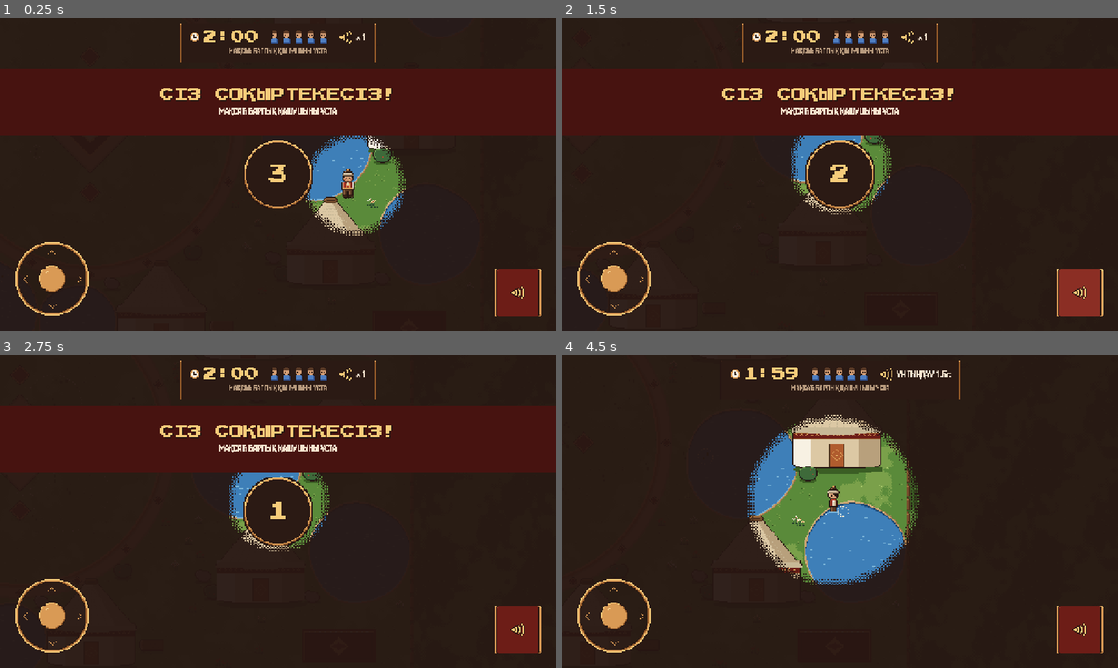
Above: before the commit, frames 1-4 (two rows, left to right).
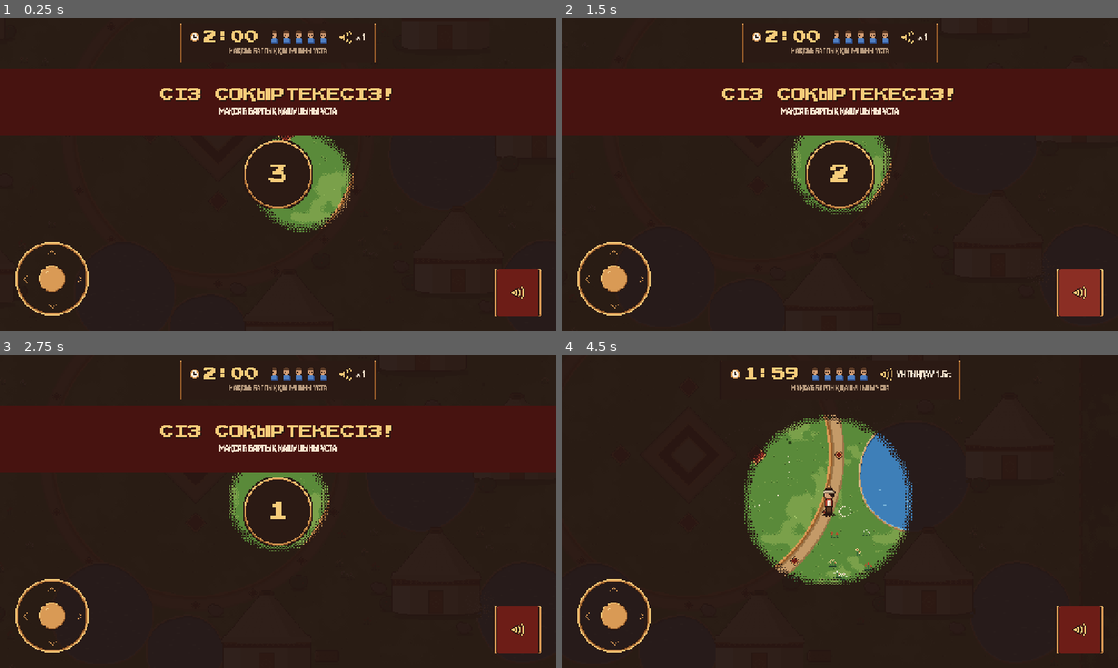
Above: after the commit, the same moments.

Repository: mmeirbek/sanlaq
Game: Godot game, scene res://scenes/world/game.tscn
The game is run twice, just before and just after one commit, with the same random seed, the same clock (stepped at 60 frames per second) and the same inputs. This scene is started directly instead of the project's main scene. Sound files missing from this copy of the repository are replaced by a short silence.
Inputs (mouse positions are in pixels of both pictures, inside the frame that each line leads up to):
- Up to frame 1 (0.25 s): no input
- Up to frame 2 (1.5 s): tap Enter at 0.5 s; move the mouse to (962, 158) at 0.52 s; hold D (move_right) 0.53-1.25 s; hold Shift (sprint) 0.53-1.25 s; click (962, 158) at 0.67 s; tap Space (ui_accept) at 0.77 s; click (1079, 293) at 1.25 s
- Up to frame 3 (2.75 s): drag from (166, 527) to (278, 511) at 2.02 s
- Up to frame 4 (4.5 s): tap Space (ui_accept) at 2.75 s; move the mouse to (895, 442) at 2.77 s; hold D (move_right) 2.78-3.5 s; tap Tab at 2.85 s; drag from (812, 574) to (673, 464) at 3.52 s; move the mouse to (1006, 558) at 4.27 s; hold A (move_left) from 4.28 s (still down); tap 1 at 4.35 s

The runs differ from the first frame. In frame 1, 4.8% of the frame differs, in the area x 46-73%, y 37-70%; in frame 2, 1.0%; in frame 3, 1.0%; in frame 4, 12%, in the area x 32-65%, y 19-74%.

Commit message:
Расстановка карты как до редизайна, украшения — на свободном месте
В «визуальном» коммите расстановка незаметно поменялась: арена и ковры
стали занимать место, выталкивание шло в три прохода. Возвращено как было:
те же места, порядок и одно выталкивание. Явные размеры коллизий камней
и брёвен — задача этапа 4 — остаются.

Ковры и цветы встают последними и только на свободное место, ковёр без
места не кладётся. Картинки мира — на сетке пикселя арта, тела и стены —
точно на своих местах.

map_test на 20 раскладках проверяет механику, украшения и сетку.

Co-Authored-By: Claude Opus 5.5 <noreply@anthropic.com>

Diff:
--- a/scripts/systems/map_manager.gd
+++ b/scripts/systems/map_manager.gd
@@ -5,9 +5,10 @@
 ## без поворота и дробного масштаба; воду рисует PondLayer. Коллизии заданы
 ## числами ниже и совпадают с нарисованным.
 ##
-## Порядок постройки важен: каждый следующий объект отодвигается от всех,
-## поставленных раньше (_occupied), поэтому сначала арена с коврами и юрты,
-## потом вода, потом твёрдые препятствия, в конце декор.
+## Расстановка — как до редизайна: каждый следующий объект отодвигается от всех,
+## поставленных раньше (_occupied), и возвращается в границы карты. Поэтому
+## порядок важен: юрты, вода, камни, брёвна, кусты. Ковры и цветы — только
+## украшение: они встают в конце и только на свободное место, механику не трогают.
 
 @export var map_data: MapDefinition
 
@@ -32,7 +33,7 @@
 	preload("res://assets/sprites/world/tuft.png"),
 ]
 
-## Слой коллизий препятствий — тот же, что у игроков.
+## Маска слоёв коллизий препятствий (слои 1 и 3) — та же, что у игроков.
 const OBSTACLE_LAYER := 5
 const ROCK_RADIUS := 18.0
 ## Бревно вдоль x; бревно вдоль y — тот же прямоугольник, повёрнутый на 90°.
@@ -83,14 +84,13 @@
 const RUG_SPOTS: Array[Vector2] = [
 	Vector2(-740, -467), Vector2(735, -467), Vector2(-740, 468), Vector2(735, 468),
 ]
-## Свободное место вокруг объекта при расстановке (радиус).
-const ROCK_CLEARANCE := 30.0
-const LOG_CLEARANCE := 40.0
-const BUSH_CLEARANCE := 30.0
-const RUG_CLEARANCE := 100.0
-const DECOR_CLEARANCE := 16.0
-## Сколько раз чередовать «отодвинуть от соседей» и «вернуть в границы».
-const CLAIM_PASSES := 3
+## Радиус места, которое объект занимает при расстановке. Не путать с
+## ROCK_CLEAR — это зазор для спавна игроков.
+const ROCK_SPACING := 30.0
+const LOG_SPACING := 40.0
+const BUSH_SPACING := 30.0
+const RUG_SPACING := 90.0
+const DECOR_SPACING := 16.0
 
 var bounds: Rect2:
 	get:
@@ -107,12 +107,12 @@
 
 func _ready() -> void:
 	_build_ground()
-	_build_arena()
 	_build_yurts()
 	_build_water()
 	_build_rocks()
 	_build_logs()
 	_build_bushes()
+	_build_arena()
 	_build_decor()
 
 func _build_ground() -> void:
@@ -129,18 +129,22 @@
 	_add_tiled(FENCE_ALONG_X, Rect2(outer_x, bounds.end.y, outer_w, rail_h), WorldLayers.DECALS)
 
 func _build_arena() -> void:
-	# Арена и ковры остаются открытыми: пруды и препятствия на них не встают.
+	# Пруд у края может заходить на кольцо арены — так было и до редизайна.
 	_add_sprite(ARENA, ARENA_CENTER, WorldLayers.ARENA)
-	_register_occupied(ARENA_CENTER, ARENA_RADIUS)
+	# Ковёр, которому не нашлось места, просто не кладём.
 	for spot in RUG_SPOTS:
-		_add_sprite(RUG, spot, WorldLayers.DECALS)
-		_register_occupied(spot, RUG_CLEARANCE)
+		var pos := clamp_to_bounds(_avoid_occupied(spot, RUG_SPACING), RUG_SPACING)
+		if not _is_occupied(pos, RUG_SPACING):
+			_add_sprite(RUG, pos, WorldLayers.DECALS)
+			_register_occupied(pos, RUG_SPACING)
 
 func _build_yurts() -> void:
 	yurt_positions.clear()
 	for spot in YURT_SPOTS:
 		var yurt := YURT_SCENE.instantiate() as Node2D
 		yurt.position = spot
+		# Стены — точно на месте юрты, картинка — на ближайшей сетке пикселя арта.
+		(yurt.get_node("Body") as Node2D).position += _snap(spot) - spot
 		add_child(yurt)
 		yurt_positions.append(spot)
 		_register_occupied(spot, YURT_BLOCK_RADIUS)
@@ -160,7 +164,7 @@
 	for spot in ROCK_SPOTS:
 		var shape := CircleShape2D.new()
 		shape.radius = ROCK_RADIUS
-		obstacle_positions.append(_add_obstacle(spot, ROCK_CLEARANCE, ROCKS.pick_random(), shape))
+		obstacle_positions.append(_add_obstacle(spot, ROCK_SPACING, ROCKS.pick_random(), shape))
 
 func _build_logs() -> void:
 	for spot in LOG_SPOTS:
@@ -168,32 +172,32 @@
 		var shape := RectangleShape2D.new()
 		shape.size = LOG_SIZE if along_x else Vector2(LOG_SIZE.y, LOG_SIZE.x)
 		var texture := LOG_ALONG_X if along_x else LOG_ALONG_Y
-		obstacle_positions.append(_add_obstacle(spot, LOG_CLEARANCE, texture, shape))
+		obstacle_positions.append(_add_obstacle(spot, LOG_SPACING, texture, shape))
 
 func _build_bushes() -> void:
 	# Кусты — декор без коллизий, но стоят в сортировке: за кустом прячутся ноги.
 	for spot in BUSH_SPOTS:
-		var bush := _add_sprite(BUSH, _claim_spot(spot, BUSH_CLEARANCE), WorldLayers.SORTED)
-		bush.offset = BUSH_OFFSET
+		var bush := _add_sprite(BUSH, _claim_spot(spot, BUSH_SPACING), WorldLayers.SORTED)
+		bush.offset += BUSH_OFFSET
 
 func _build_decor() -> void:
-	# Цветы и пучки травы: плоские, только на свободной траве.
+	# Цветы и пучки травы: плоские, только на свободной траве вне арены.
 	var placed := 0
 	for _attempt in DECOR_COUNT * 4:
 		if placed == DECOR_COUNT:
 			return
 		var pos := Vector2(
-			randf_range(bounds.position.x + DECOR_CLEARANCE, bounds.end.x - DECOR_CLEARANCE),
-			randf_range(bounds.position.y + DECOR_CLEARANCE, bounds.end.y - DECOR_CLEARANCE))
-		if _is_occupied(pos, DECOR_CLEARANCE):
+			randf_range(bounds.position.x + DECOR_SPACING, bounds.end.x - DECOR_SPACING),
+			randf_range(bounds.position.y + DECOR_SPACING, bounds.end.y - DECOR_SPACING))
+		if pos.distance_to(ARENA_CENTER) < ARENA_RADIUS + DECOR_SPACING or _is_occupied(pos, DECOR_SPACING):
 			continue
 		_add_sprite(GROUND_DECOR.pick_random(), pos, WorldLayers.DECALS)
 		placed += 1
 
 ## Твёрдое препятствие: StaticBody2D с явной формой и спрайтом по её центру.
 ## Возвращает итоговую позицию — после того как её отодвинули от соседей.
-func _add_obstacle(spot: Vector2, clearance: float, texture: Texture2D, shape: Shape2D) -> Vector2:
-	var pos := _claim_spot(spot, clearance)
+func _add_obstacle(spot: Vector2, spacing: float, texture: Texture2D, shape: Shape2D) -> Vector2:
+	var pos := _claim_spot(spot, spacing)
 	var body := StaticBody2D.new()
 	body.position = pos
 	body.collision_layer = OBSTACLE_LAYER
@@ -201,19 +205,31 @@
 	var collision := CollisionShape2D.new()
 	collision.shape = shape
 	body.add_child(collision)
-	var sprite := Sprite2D.new()
-	sprite.texture = texture
+	# Тело стоит точно на своём месте, картинка — на ближайшей сетке пикселя арта.
+	var sprite := _pixel_sprite(texture)
+	sprite.position = _snap(pos) - pos
 	body.add_child(sprite)
 	add_child(body)
 	return pos
 
 func _add_sprite(texture: Texture2D, pos: Vector2, layer: int) -> Sprite2D:
-	var sprite := Sprite2D.new()
-	sprite.texture = texture
-	sprite.position = pos
+	var sprite := _pixel_sprite(texture)
+	sprite.position = _snap(pos)
 	sprite.z_index = layer
 	add_child(sprite)
 	return sprite
+
+## Спрайт с центром в своей точке и левым верхним углом на сетке пикселя арта —
+## даже если сторона картинки не делится на 4 и центр выпадает на полпикселя.
+func _pixel_sprite(texture: Texture2D) -> Sprite2D:
+	var sprite := Sprite2D.new()
+	sprite.texture = texture
+	sprite.centered = false
+	sprite.offset = -_snap(texture.get_size() / 2.0)
+	return sprite
+
+func _snap(pos: Vector2) -> Vector2:
+	return (pos / UiTokens.PIXEL).floor() * UiTokens.PIXEL
 
 ## Плитка, повторяющаяся на весь rect. Узор привязан к миру, а не к краю rect.
 func _add_tiled(texture: Texture2D, rect: Rect2, layer: int) -> void:
@@ -227,15 +243,11 @@
 	sprite.z_index = layer
 	add_child(sprite)
 
-## Отодвигает точку от занятых мест и края карты, ставит на сетку пикселя
-## арта и занимает её. Край карты может вдавить точку обратно в соседа —
-## тогда объекты накладываются: пруды сливаются в озеро, а не уезжают далеко
-## от своих мест.
+## Отодвигает точку от занятых мест, возвращает в границы карты и занимает её.
+## Край карты может вдавить точку обратно в соседа — тогда объекты
+## накладываются (пруды сливаются в озеро). Так было и до редизайна.
 func _claim_spot(spot: Vector2, radius: float) -> Vector2:
-	var pos := spot
-	for _pass in CLAIM_PASSES:
-		pos = clamp_to_bounds(_avoid_occupied(pos, radius), radius)
-	pos = (pos / UiTokens.PIXEL).round() * UiTokens.PIXEL
+	var pos := clamp_to_bounds(_avoid_occupied(spot, radius), radius)
 	_register_occupied(pos, radius)
 	return pos
 
--- /dev/null
+++ b/tools/map_test.gd
@@ -0,0 +1,85 @@
+extends "res://tools/test_case.gd"
+## Карта-аул (scripts/systems/map_manager.gd) на многих случайных раскладках:
+## - механика как до редизайна: 7 юрт, 9 прудов радиусом 90–130, 12 камней и
+##   5 брёвен с коллизиями ровно заданных размеров, без поворота;
+## - украшения (ковры, цветы) не ложатся на воду, юрты и препятствия;
+## - пиксель-арт мира стоит на сетке пикселя арта.
+## На каждую раскладку — по одной проверке на правило; в сообщении — что нарушено.
+
+const MAP_SCENE := "res://scenes/world/map_steppe_village.tscn"
+const LAYOUTS := 20
+
+
+func _init() -> void:
+	await process_frame
+	for layout in LAYOUTS:
+		seed(layout)
+		var map: MapManager = await mount(MAP_SCENE)
+		_check_mechanics(map, layout)
+		_check_decor(map, layout)
+		_check_pixel_grid(map, layout)
+		await unmount(map)
+	finish("MAP")
+
+
+func _check_mechanics(map: MapManager, layout: int) -> void:
+	check(map.yurt_positions.size() == MapManager.YURT_SPOTS.size(), "раскладка %d: все юрты на месте" % layout)
+	var bad_ponds := map.water_zones.filter(func(zone: Dictionary) -> bool:
+		return zone.radius < MapManager.POND_RADIUS_MIN or zone.radius > MapManager.POND_RADIUS_MAX)
+	check(map.water_zones.size() == MapManager.POND_SPOTS.size() and bad_ponds.is_empty(),
+		"раскладка %d: 9 прудов радиусом 90–130 (вне пределов: %s)" % [layout, bad_ponds])
+	var rocks := 0
+	var logs := 0
+	var wrong: Array[String] = []
+	for body in map.get_children().filter(func(node: Node) -> bool: return node is StaticBody2D):
+		var shape: Shape2D = (body.get_child(0) as CollisionShape2D).shape
+		if body.rotation != 0.0:
+			wrong.append("повёрнуто %s" % body.position)
+		if shape is CircleShape2D:
+			rocks += 1
+			if shape.radius != MapManager.ROCK_RADIUS:
+				wrong.append("камень r=%s" % shape.radius)
+		elif shape is RectangleShape2D:
+			logs += 1
+			var size: Vector2 = shape.size
+			if size != MapManager.LOG_SIZE and size != Vector2(MapManager.LOG_SIZE.y, MapManager.LOG_SIZE.x):
+				wrong.append("бревно %s" % size)
+	check(wrong.is_empty(), "раскладка %d: коллизии заданы числами, без поворота %s" % [layout, wrong])
+	check(rocks == MapManager.ROCK_SPOTS.size() and logs == MapManager.LOG_SPOTS.size()
+		and map.obstacle_positions.size() == rocks + logs,
+		"раскладка %d: %d камней и %d брёвен учтены для спавна" % [layout, rocks, logs])
+
+
+func _check_decor(map: MapManager, layout: int) -> void:
+	var blocked: Array[Dictionary] = map.water_zones.duplicate()
+	for yurt in map.yurt_positions:
+		blocked.append({"pos": yurt, "radius": MapManager.YURT_BLOCK_RADIUS})
+	var wrong: Array[Vector2] = []
+	for decor in _sprites(map, WorldLayers.DECALS):
+		# Ковёр занимает больше места, чем цветок; стоит на сетке — до пикселя от своего места.
+		var reach := MapManager.RUG_SPACING - UiTokens.PIXEL if decor.texture == MapManager.RUG else 0.0
+		for area in blocked:
+			if decor.position.distance_to(area.pos) < area.radius + reach:
+				wrong.append(decor.position)
+	check(wrong.is_empty(), "раскладка %d: ковры и цветы не на воде и не в юртах %s" % [layout, wrong])
+
+
+## Левый верхний угол каждой картинки мира — на сетке пикселя арта.
+func _check_pixel_grid(map: MapManager, layout: int) -> void:
+	var px := float(UiTokens.PIXEL)
+	var wrong: Array[String] = []
+	for sprite: Sprite2D in map.find_children("*", "Sprite2D", true, false):
+		var corner := sprite.global_position + sprite.offset
+		if sprite.centered:
+			corner -= sprite.texture.get_size() / 2.0
+		if not is_equal_approx(fposmod(corner.x, px), 0.0) or not is_equal_approx(fposmod(corner.y, px), 0.0):
+			wrong.append("%s %s" % [sprite.texture.resource_path.get_file(), corner])
+	check(wrong.is_empty(), "раскладка %d: картинки мира на сетке пикселя арта %s" % [layout, wrong])
+
+
+func _sprites(map: MapManager, layer: int) -> Array[Sprite2D]:
+	var found: Array[Sprite2D] = []
+	for node in map.get_children():
+		if node is Sprite2D and node.z_index == layer and not node.region_enabled:
+			found.append(node)
+	return found
Not shown, added: tools/map_test.gd.uid
